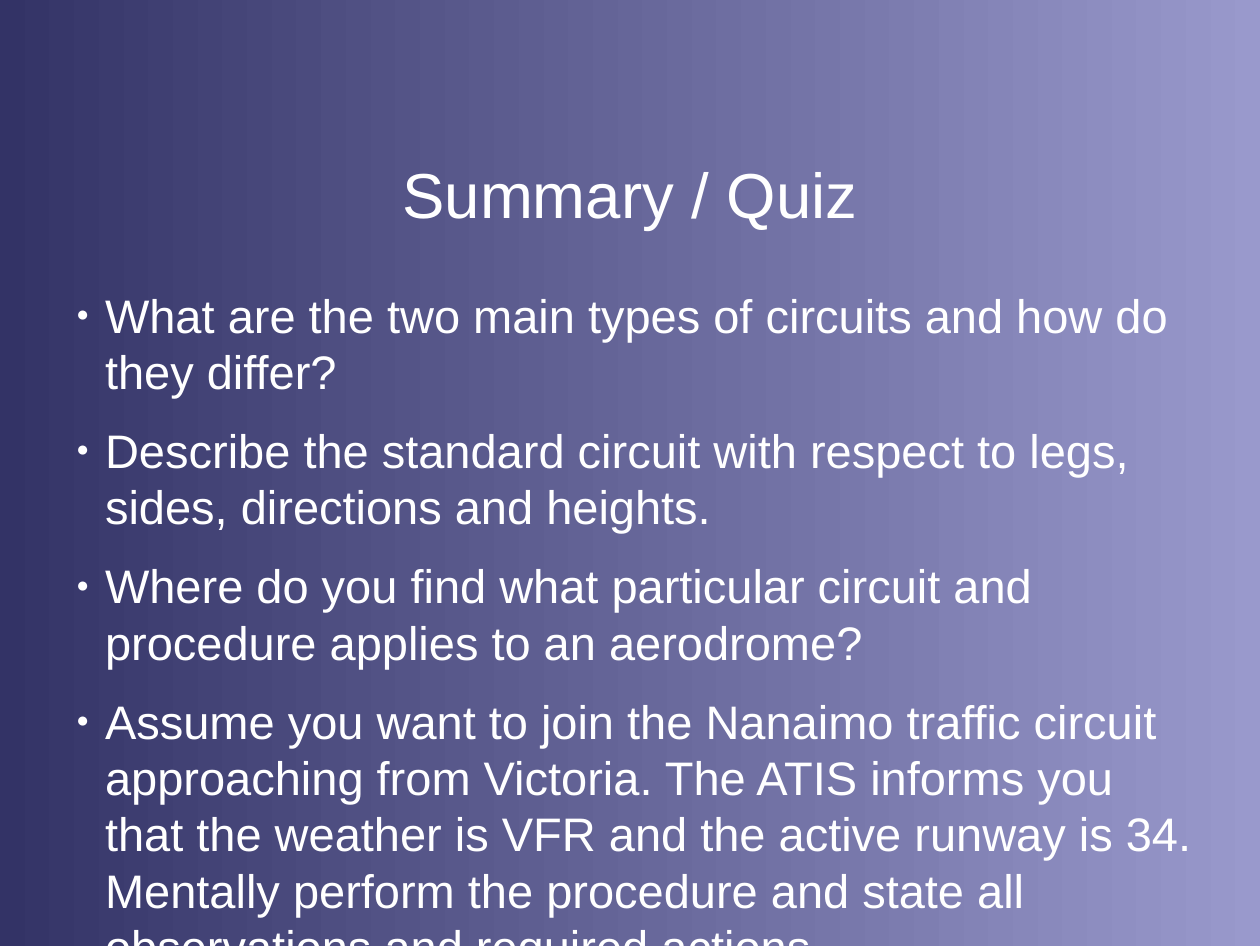
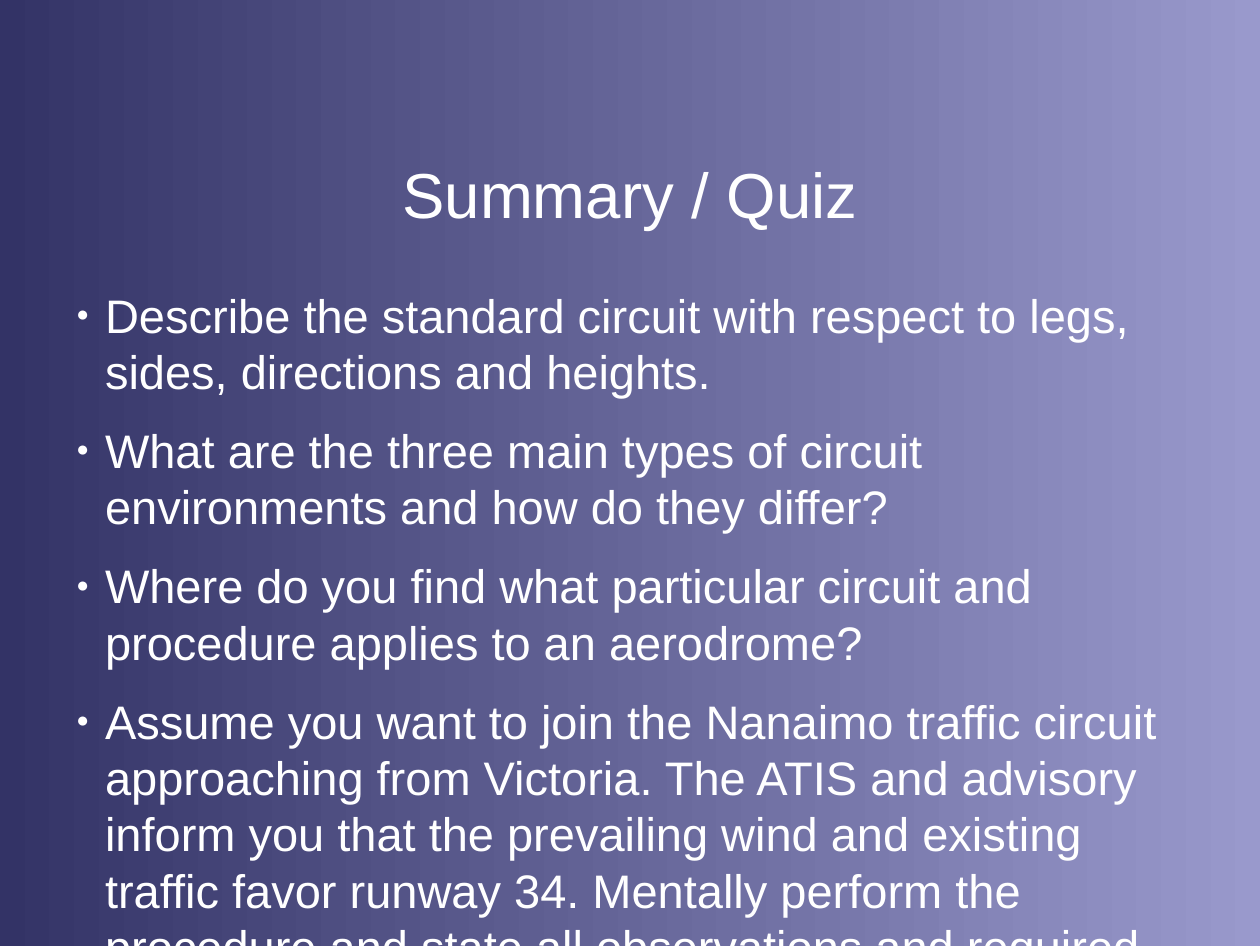
Before and after one commit to stephanheinemann/flight, a slide deck: slide 20 of FI/Circuits/Circuits.odp (slide 19 before the commit). Drawn at 1260x946 pixels with LibreOffice and Linux fonts; fonts in the diff are those of the drawing; background and template pictures are left out. Boxes give left, top, right and bottom in pixels: in the first picture for what was removed or moved away, otherwise in the second. Text is boxed around its words. In the diff, an @@ line names an element or a change of style, - is before the commit and + after.

Commit message:
extended circuit presentation

```diff
--- a/FI/Circuits/Circuits.odp
+++ b/FI/Circuits/Circuits.odp
@@ text at <box>105,299,1167,398</box>: paragraph removed @@
-● What are the two main types of circuits and how do they differ?
@@ text at <box>105,434,923,533</box>: paragraph added @@
+● What are the three main types of circuit environments and how do they differ?
@@ text at <box>105,705,1157,917</box>: text changed @@
-● Assume you want to join the Nanaimo traffic circuit approaching from Victoria. The ATIS informs you that the weather is VFR and the active runway is 34. Mentally perform the procedure and state all observations and required actions.
+● Assume you want to join the Nanaimo traffic circuit approaching from Victoria. The ATIS and advisory inform you that the prevailing wind and existing traffic favor runway 34. Mentally perform the procedure and state all observations and required actions.
```
Also in this commit, not shown: 1 other slide changed, 2 slides added, 6 other files.
